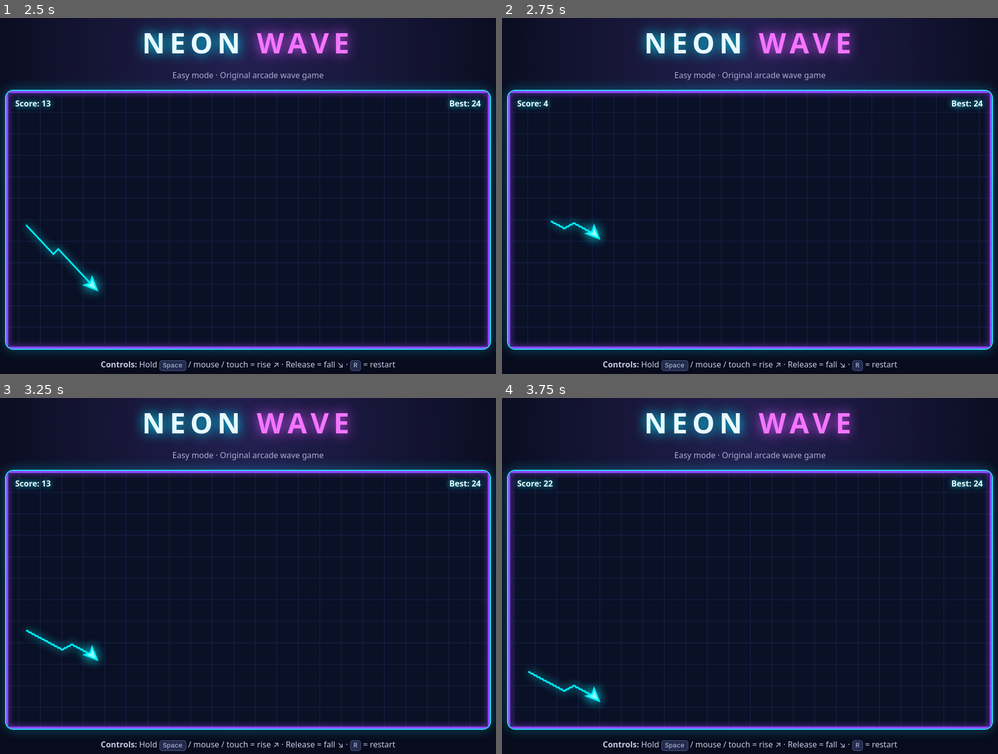
Above: before the commit, frames 1-4 (two rows, left to right).
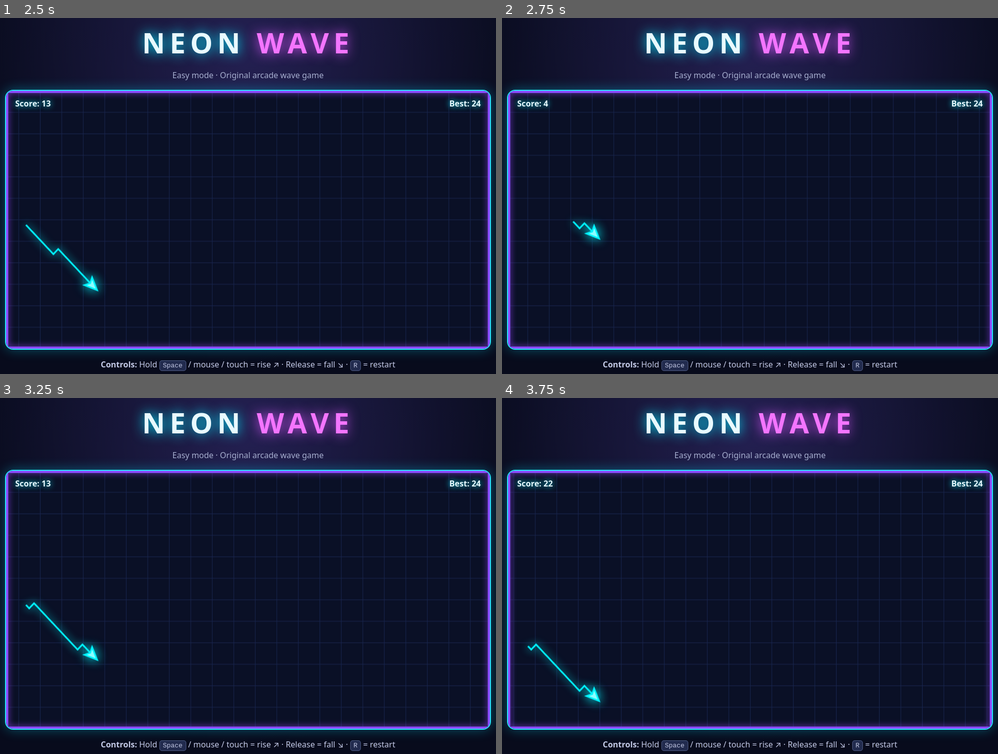
Above: after the commit, the same moments.

Repository: berdlebrabis/vidjagame
Game: browser game, page index.html
The game is run twice, just before and just after one commit, with the same random seed, the same clock (stepped at 60 frames per second) and the same inputs.
Inputs (mouse positions are in pixels of both pictures, inside the frame that each line leads up to):
- Up to frame 1 (2.5 s): click "Start game" at 0.27 s; click (248, 245) at 1.07 s; tap Space at 1.1, 1.6, 2.1 s; click (148, 192) at 1.67 s; click "Restart" at 1.77 s; click (342, 181) at 2.27 s
- Up to frame 2 (2.75 s): tap R at 2.52 s; tap Space at 2.6 s
- Up to frame 3 (3.25 s): click (322, 650) at 2.87 s; tap Space at 3.1 s
- Up to frame 4 (3.75 s): click (630, 665) at 3.47 s; tap Space at 3.6 s

Frame 1 is identical in both runs. In frame 2, 0.1% of the frame differs, in the area x 9-19%, y 56-61%; in frame 3, 0.5%, in the area x 5-19%, y 56-72%; in frame 4, 0.5%.

Commit message:
Fix Neon Wave restart and input handling

Diff:
--- a/script.js
+++ b/script.js
@@ -3,11 +3,11 @@
 const overlay=document.getElementById("overlay"),message=document.getElementById("message"),hint=document.getElementById("hint"),startButton=document.getElementById("start");
 const scoreLabel=document.getElementById("score"),bestLabel=document.getElementById("best");
 const W=canvas.width,H=canvas.height,playerX=160,speed=3.1,verticalSpeed=3.2;
-let state="ready",holding=false,y=H/2,trail=[],obstacles=[],distance=0,score=0,best=0,last=0,spawnDistance=0;
+let state="ready",holding=false,y=H/2,trail=[],obstacles=[],distance=0,score=0,best=0,last=0,spawnDistance=0,frameId=0,spaceHeld=false,pointerId=null;
 try{best=Number(localStorage.getItem("neonWaveBest"))||0}catch(e){}
 bestLabel.textContent="Best: "+best;
-function reset(){y=H/2;trail=[];obstacles=[];distance=0;score=0;spawnDistance=0;holding=false;scoreLabel.textContent="Score: 0";state="playing";overlay.classList.add("hidden");last=performance.now();requestAnimationFrame(frame)}
-function finish(){state="over";holding=false;message.textContent="Wave crashed!";hin …(243 unchanged characters)…
+function reset(){cancelAnimationFrame(frameId);y=H/2;trail=[];obstacles=[];distance=0;score=0;spawnDistance=0;clearInput();scoreLabel.textContent="Score: 0";state="playing";overlay.classList.add("hidden");last=performance.now();frameId=requestAnimationFrame(frame)}
+function finish(){state="over";clearInput();message.textContent="Wave crashed!";hin …(243 unchanged characters)…
 function spawn(){const gap=225,top=65+Math.random()*125;obstacles.push({x:W+30,top,bottom:top+gap,width:56})}
 function update(dt){const step=Math.min(dt/16.667,2);y+=(holding?-verticalSpeed:verticalSpeed)*step;distance+=speed*step;spawnDistance+=speed*step;
 if(spawnDistance>=290){spawnDistance-=290;spawn()}
@@ -28,11 +28,33 @@
 ctx.fillRect(o.x,o.bottom,o.width,H-o.bottom);ctx.strokeRect(o.x,o.bottom,o.width,H-o.bottom);ctx.shadowBlur=0}
 if(trail.length>1){ctx.beginPath();trail.forEach((p,i)=>i?ctx.lineTo(p.x-(trail.length-1-i)*3,p.y):ctx.moveTo(p.x-(trail.length-1-i)*3,p.y));ctx.strokeStyle="#00f5ff";ctx.lineWidth=3;ctx.shadowColor="#00f5ff";ctx.shadowBlur=16;ctx.stroke();ctx.shadowBlur=0}
 ctx.save();ctx.translate(playerX,y);ctx.rotate(holding?-Math.PI/4:Math.PI/4);ctx.fillStyle="#b8ffff";ctx.strokeStyle="# …(211 unchanged characters)…
-function frame(now){if(state!=="playing")return;const dt=now-last;last=now;update(dt);draw();if(state==="playing")requestAnimationFrame(frame)}
-function press(e){if(e&&e.type==="keydown"&&e.code!=="Space")return;if(e&&e.cancelable)e.preventDefault();if(state==="playing")holding=true}
-function release(e){if(e&&e.type==="keyup"&&e.code!=="Space")return;holding=false}
-window.addEventListener("keydown",e=>{if(e.code==="KeyR"){reset();return}press(e)});
-window.addEventListener("keyup",release);window.addEventListener("blur",()=>holding=false);
-canvas.addEventListener("pointerdown",e=>{press(e);canvas.setPointerCapture(e.pointerId)});
-canvas.addEventListener("pointerup",release);canvas.addEventListener("pointercancel",release);
+function frame(now){if(state!=="playing")return;const dt=now-last;last=now;update(dt);draw();if(state==="playing")frameId=requestAnimationFrame(frame)}
+function updateInput(){holding=spaceHeld||pointerId!==null}
+function clearInput(){spaceHeld=false;pointerId=null;updateInput()}
+
+window.addEventListener("keydown",e=>{
+  if(e.code==="KeyR"&&!e.repeat&&!e.metaKey&&!e.ctrlKey&&!e.altKey)reset();
+  if(e.code!=="Space"||state!=="playing")return;
+  e.preventDefault();
+  if(!e.repeat){spaceHeld=true;updateInput()}
+});
+window.addEventListener("keyup",e=>{
+  if(e.code==="Space"){spaceHeld=false;updateInput()}
+});
+window.addEventListener("blur",clearInput);
+canvas.addEventListener("pointerdown",e=>{
+  if(state!=="playing"||e.button!==0||pointerId!==null)return;
+  e.preventDefault();
+  canvas.setPointerCapture(e.pointerId);
+  pointerId=e.pointerId;
+  updateInput();
+});
+function releasePointer(e){
+  if(e.pointerId!==pointerId)return;
+  pointerId=null;
+  updateInput();
+}
+canvas.addEventListener("pointerup",releasePointer);
+canvas.addEventListener("pointercancel",releasePointer);
+canvas.addEventListener("lostpointercapture",releasePointer);
 startButton.addEventListener("click",reset);draw();
